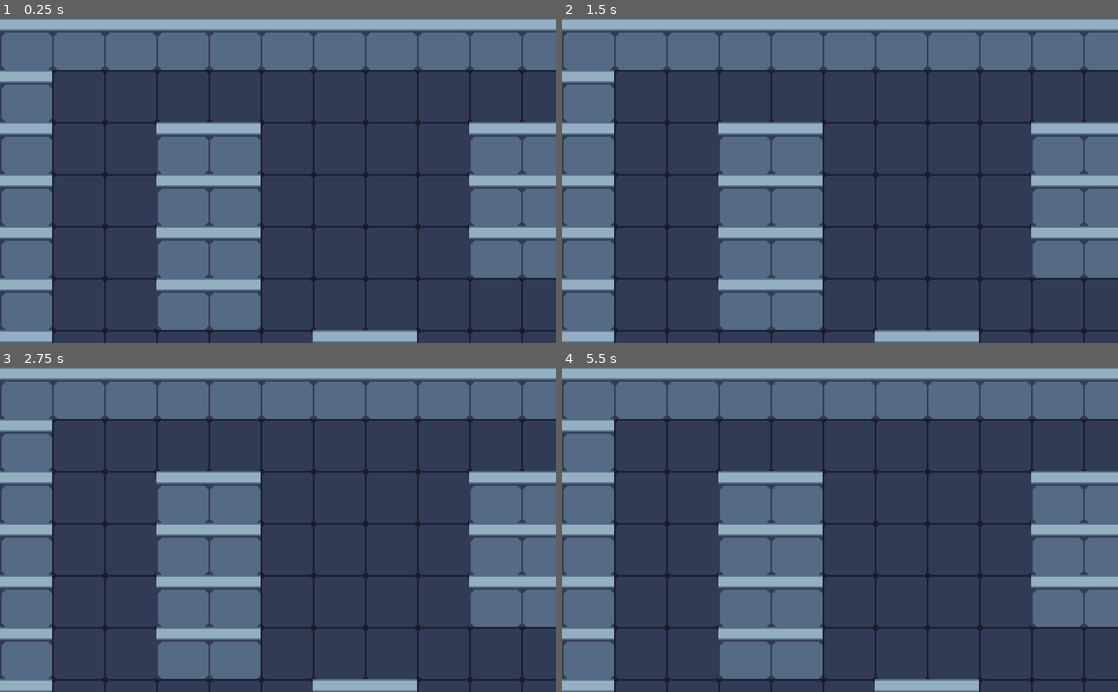
Above: before the commit, frames 1-4 (two rows, left to right).
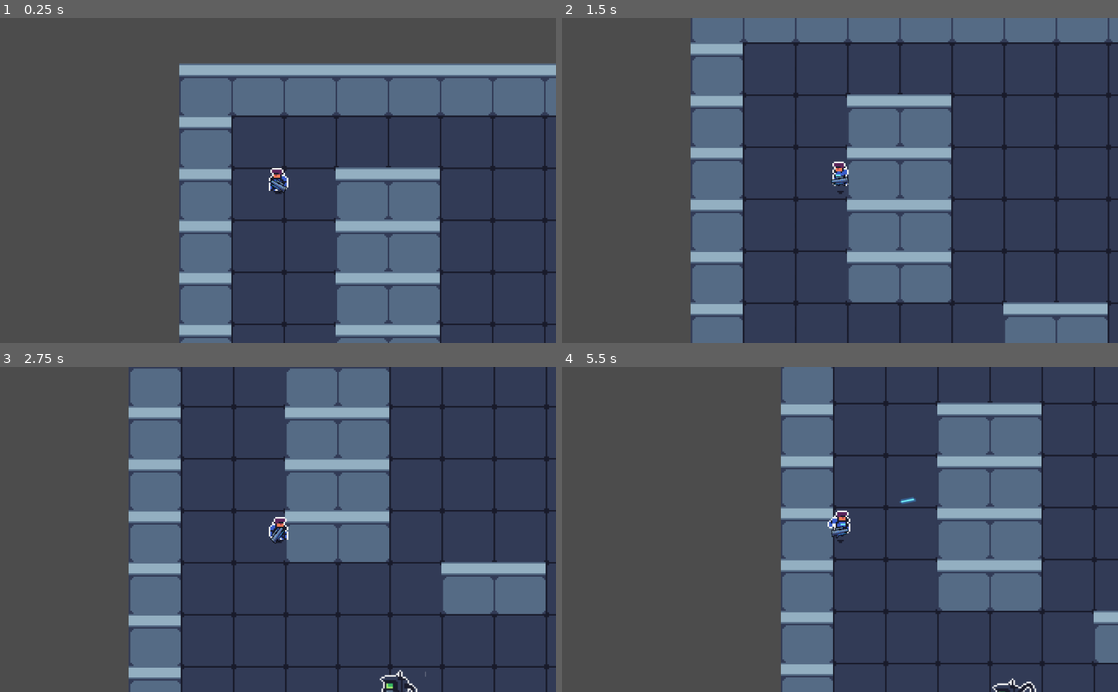
Above: after the commit, the same moments.

Repository: Manteater/H446_NEA
Game: Godot game, scene res://Source/Levels/WorldTemplate.tscn
Same seed, same stepped clock (60 frames per second), same inputs: the game is played once before the commit and once after it.
Inputs (mouse positions are in pixels of both pictures, inside the frame that each line leads up to):
- Up to frame 1 (0.25 s): no input
- Up to frame 2 (1.5 s): tap Enter at 0.5 s; move the mouse to (962, 164) at 0.52 s; press the mouse at (962, 164) at 0.53 s; hold D (move_right) 0.53-1.28 s; tap Space at 1.25 s; move the mouse to (728, 196) at 1.27 s; release the mouse at (728, 196) at 1.28 s; hold S (move_down) from 1.28 s (still down); right-click (728, 196) at 1.35 s
- Up to frame 3 (2.75 s): click (166, 545) at 1.55 s; move the mouse to (333, 458) at 2.02 s; release S (move_down) at 2.03 s; press the mouse at (333, 458) at 2.03 s; hold D (move_right) from 2.03 s (still down)
- Up to frame 4 (5.5 s): move the mouse to (812, 594) at 2.77 s; release D (move_right) at 2.78 s; release the mouse at (812, 594) at 2.78 s; hold W (move_up) 2.78-3.53 s; click (812, 594) at 2.85 s; move the mouse to (1006, 578) at 3.52 s; hold Right mouse button (dash) 3.53-4.28 s; hold A (move_left) 3.53-5.03 s; click (1006, 578) at 3.8 s; tap Enter at 4.25 s; move the mouse to (673, 480) at 4.27 s; click (673, 480) at 4.35 s; tap Space at 5 s; move the mouse to (867, 529) at 5.02 s; press the mouse at (867, 529) at 5.03 s; hold S (move_down) from 5.03 s (still down)

The runs differ from the first frame. In frame 1, 76% of the frame differs, in the area x 0-100%, y 0-100%; in frame 2, 71%; in frame 3, 67%; in frame 4, 74%.
Error before the commit: Invalid get index 'global_position' (on base: 'null instance'). (res://Source/Actors/Drone.gd:81)

Commit message:
added gun

Diff:
--- a/Source/Actors/Drone.gd
+++ b/Source/Actors/Drone.gd
@@ -1,7 +1,6 @@
-extends KinematicBody2D
-
+extends Enemy
 #exported variables
-export var speed = 225#this defines the speed of the drone when it is chasing the player
+#this defines the speed of the drone when it is chasing the player
 export var patrolSpeed = 150#this defines the speed of the drone when it is patrolling
 export var playerPath := NodePath() #gives access to the player node if it is in the same tree
 
@@ -31,7 +30,8 @@
 		patrolDirection = rng.randi_range(1,2)#1 and 2 refer to x or y direction for patrolling
 
 func _physics_process(delta):
-	checkPlayer()#checks if the player is in sight
+	if is_instance_valid(player):
+		checkPlayer()#checks if the player is in sight
 	if patrolling:
 		patrol(patrolDirection)#if the drone should be patrolling the procecdure is called
 	animate()#plays the drones animations
--- a/Source/Actors/Drone.tscn
+++ b/Source/Actors/Drone.tscn
@@ -220,7 +220,7 @@
 }
 
 [sub_resource type="CircleShape2D" id=9]
-radius = 23.0
+radius = 35.0
 
 [sub_resource type="CircleShape2D" id=10]
 radius = 30.0167
@@ -230,7 +230,7 @@
 
 [node name="Drone" type="KinematicBody2D"]
 collision_layer = 2
-collision_mask = 5
+collision_mask = 16
 script = ExtResource( 2 )
 
 [node name="Sprite" type="Sprite" parent="."]
@@ -250,7 +250,7 @@
 anims/shootLeft = SubResource( 7 )
 anims/shootRight = SubResource( 8 )
 
-[node name="Hitbox" type="CollisionShape2D" parent="."]
+[node name="Hurtbox" type="CollisionShape2D" parent="."]
 position = Vector2( 0, 1 )
 shape = SubResource( 9 )
 
--- a/Source/Actors/Player.gd
+++ b/Source/Actors/Player.gd
@@ -17,7 +17,7 @@
 	#fetches the position vector of the cursor
 	var mouse = get_global_mouse_position()
 	#moves the player
-	move(delta)
+	read_input(delta)
 	#animates the players movements
 	animate(mouse)
 
@@ -39,7 +39,7 @@
 		out.y = speed*direction.y
 		return out
 
-func move(delta):
+func read_input(delta):
 
 	var direction = get_direction()#gets the direction the player is moving in
 	_velocity = calculate_move_velocity(_velocity, direction,speed)#calculates the speed at which the player is moving
@@ -47,6 +47,10 @@
 
 	if Input.is_action_pressed("dash") and $dash_cooldown.time_left == 0:#if the dash key is pressed and cooldown has reset the player dashes
 		dash()
+
+	if Input.is_action_pressed("shoot"):
+		var gun = $Gun
+		gun.fire()
 
 func dash():
 	speed = speed*4#increases the speed of the player
--- a/Source/Actors/Player.tscn
+++ b/Source/Actors/Player.tscn
@@ -1,7 +1,9 @@
-[gd_scene load_steps=11 format=2]
+[gd_scene load_steps=13 format=2]
 
 [ext_resource path="res://Assets/Tech Dungeon/Players/players blue x3.png" type="Texture" id=1]
 [ext_resource path="res://Source/Actors/Player.gd" type="Script" id=2]
+[ext_resource path="res://Assets/Gun1.png" type="Texture" id=3]
+[ext_resource path="res://Source/Weapons/Gun.gd" type="Script" id=4]
 
 [sub_resource type="RectangleShape2D" id=1]
 extents = Vector2( 13, 14 )
@@ -199,5 +201,15 @@
 [node name="Camera2D" type="Camera2D" parent="."]
 current = true
 
+[node name="Gun" type="Sprite" parent="."]
+position = Vector2( 5, 9.5 )
+scale = Vector2( 1.14286, 1.1875 )
+texture = ExtResource( 3 )
+script = ExtResource( 4 )
+cooldown = 10
+
+[node name="Muzzle" type="Position2D" parent="Gun"]
+position = Vector2( 8.75, -0.421052 )
+
 [connection signal="timeout" from="dash_timer" to="." method="_on_dash_timer_timeout"]
 [connection signal="body_entered" from="hit_detector" to="." method="_on_hit_detector_body_entered"]
--- a/Source/Actors/Stomper.gd
+++ b/Source/Actors/Stomper.gd
@@ -24,7 +24,8 @@
 
 func _physics_process(delta):#function calls every frame of the game
 	animate()
-	checkPlayer()
+	if is_instance_valid(player):
+		checkPlayer()
 
 	if playerSpotted:
 		move(delta)
--- /dev/null
+++ b/Source/Actors/enemy.gd
@@ -0,0 +1,12 @@
+extends KinematicBody2D
+class_name Enemy
+
+
+var health : int = 100
+var speed : int = 200
+
+
+func applyDamage(amount):
+	health-=amount
+	if health < 0:
+		queue_free()
--- a/Source/Levels/WorldTemplate.tscn
+++ b/Source/Levels/WorldTemplate.tscn
@@ -1,5 +1,7 @@
-[gd_scene load_steps=8 format=2]
+[gd_scene load_steps=10 format=2]
 
+[ext_resource path="res://Source/Actors/Stomper.tscn" type="PackedScene" id=1]
+[ext_resource path="res://Source/Actors/Player.tscn" type="PackedScene" id=2]
 [ext_resource path="res://Assets/Tech Dungeon/tileset x3.png" type="Texture" id=3]
 [ext_resource path="res://Source/Actors/Drone.tscn" type="PackedScene" id=4]
 
@@ -86,3 +88,11 @@
 
 [node name="Drone" parent="Navigation2D/Enemies" instance=ExtResource( 4 )]
 position = Vector2( 1073, 635 )
+playerPath = NodePath("../../../Player")
+
+[node name="Stomper" parent="Navigation2D/Enemies" instance=ExtResource( 1 )]
+position = Vector2( 561, 860 )
+playerPath = NodePath("../../../Player")
+
+[node name="Player" parent="." instance=ExtResource( 2 )]
+position = Vector2( 182, 216 )
--- /dev/null
+++ b/Source/Weapons/Gun.gd
@@ -0,0 +1,60 @@
+extends Sprite
+
+onready var player = get_parent()
+var bullet = preload("res://Source/Weapons/PlayerBullet.tscn")
+
+export var bulletSpeed = 1000#the speed that the bullet will travel at
+export var cooldown = 25#this is the cooldown in between shots
+export var bulletLifetime = 50#this tracks how long the bullets are alive for
+var reloadTimer = 0#this is the timer that tracks when the cooldown is over
+var projectiles = []#the array to store all of the bullets
+
+
+func _ready():
+	set_as_toplevel(true)
+
+func _physics_process(delta: float)-> void:
+	reloadTimer+=1
+	position.x = lerp(position.x,get_parent().position.x,0.5)#adjusts the position of the gun to stay with the parent
+	position.y = lerp(position.y,get_parent().position.y+10,0.5)
+	var mouse = get_global_mouse_position()
+	look_at(mouse)# makes the gun look towards the cursor
+	animate(mouse)
+	for i in projectiles:#loop through the array
+		var p = i["projectile"]#the bullet object is stored in the variable p
+		if i["ticks"] >= bulletLifetime:#checks if the game has ticked more than the bulletlifetime
+			p.queue_free()#the projectile is destroyed
+			projectiles.erase(i)#the infromation is erased from the array
+		var collision = p.move_and_collide(i["velocity"]*delta)#an in-built function is used to make the bullet move
+
+		if (collision):
+			print("collided")
+			var collider = collision.collider
+			print(collider.get_class())
+			if (collider.get_class()=="Enemy"):
+				print("hit")
+				collider.applyDamage(50)
+			p.queue_free()#the projectile is destroyed
+			projectiles.erase(i)#the infromation is erased from the array
+
+		i["ticks"]+=1#ticks are incremented
+
+
+
+func animate(mouse):
+	if get_parent().global_position.x > mouse.x:#this stops the gun from being the wrong way around when shooting in the other direction
+		flip_v = true
+	else:
+		flip_v = false
+
+func fire():
+	if reloadTimer < cooldown: return#this makes sure the gun can only shoot when the cooldown is over
+	else: reloadTimer = 0
+	var velocity = Vector2.ZERO
+	var projectile = bullet.instance()#creates an instance of the bullet scene
+	projectile.add_collision_exception_with(get_parent())#prevents the bullet from colliding with the parent
+	projectile.rotation=rotation#rotates the bullet to face the same way as the gun
+	projectile.global_position = $Muzzle.global_position#the bullet is moved to the position of the muzzle
+	get_node("/root").add_child(projectile)#the bullet is set as the child of the parent node
+	velocity = Vector2(bulletSpeed,0).rotated(projectile.rotation)#the bullet is set to move at a certain speed
+	projectiles.append({"projectile":projectile,"velocity":velocity,"ticks":0})#the information about the bullet is stored in the array as a dictionary
--- /dev/null
+++ b/Source/Weapons/PlayerBullet.tscn
@@ -0,0 +1,42 @@
+[gd_scene load_steps=4 format=2]
+
+[ext_resource path="res://Assets/Tech Dungeon/Projectiles/projectiles x3.png" type="Texture" id=1]
+
+[sub_resource type="RectangleShape2D" id=1]
+extents = Vector2( 15, 4.75 )
+
+[sub_resource type="Animation" id=2]
+resource_name = "alive"
+length = 0.3
+loop = true
+tracks/0/type = "value"
+tracks/0/path = NodePath("Sprite:frame")
+tracks/0/interp = 1
+tracks/0/loop_wrap = true
+tracks/0/imported = false
+tracks/0/enabled = true
+tracks/0/keys = {
+"times": PoolRealArray( 0, 0.1, 0.2, 0.3 ),
+"transitions": PoolRealArray( 1, 1, 1, 1 ),
+"update": 1,
+"values": [ 5, 6, 7, 8 ]
+}
+
+[node name="KinematicBody2D" type="KinematicBody2D"]
+collision_layer = 16
+collision_mask = 6
+
+[node name="CollisionShape2D" type="CollisionShape2D" parent="."]
+visible = false
+position = Vector2( 0, 1.25 )
+shape = SubResource( 1 )
+
+[node name="Sprite" type="Sprite" parent="."]
+texture = ExtResource( 1 )
+hframes = 5
+vframes = 8
+frame = 5
+
+[node name="AnimationPlayer" type="AnimationPlayer" parent="."]
+autoplay = "alive"
+anims/alive = SubResource( 2 )
--- a/project.godot
+++ b/project.godot
@@ -7,6 +7,16 @@
 ;   param=value ; assign values to parameters
 
 config_version=4
+
+_global_script_classes=[ {
+"base": "KinematicBody2D",
+"class": "Enemy",
+"language": "GDScript",
+"path": "res://Source/Actors/enemy.gd"
+} ]
+_global_script_class_icons={
+"Enemy": ""
+}
 
 [application]
 
@@ -50,6 +60,11 @@
 , Object(InputEventKey,"resource_local_to_scene":false,"resource_name":"","device":0,"alt":false,"shift":false,"control":false,"meta":false,"command":false,"pressed":false,"scancode":0,"physical_scancode":69,"unicode":0,"echo":false,"script":null)
  ]
 }
+shoot={
+"deadzone": 0.5,
+"events": [ Object(InputEventMouseButton,"resource_local_to_scene":false,"resource_name":"","device":0,"alt":false,"shift":false,"control":false,"meta":false,"command":false,"button_mask":0,"position":Vector2( 0, 0 ),"global_position":Vector2( 0, 0 ),"factor":1.0,"button_index":1,"pressed":false,"doubleclick":false,"script":null)
+ ]
+}
 
 [layer_names]
 
Binary file added: Assets/Gun1.png
Not shown, added: Assets/Gun1.png.import
Binary file added: Assets/TheUltimateWeaponsPack_Sheet.png
Not shown, added: Assets/TheUltimateWeaponsPack_Sheet.png.import
